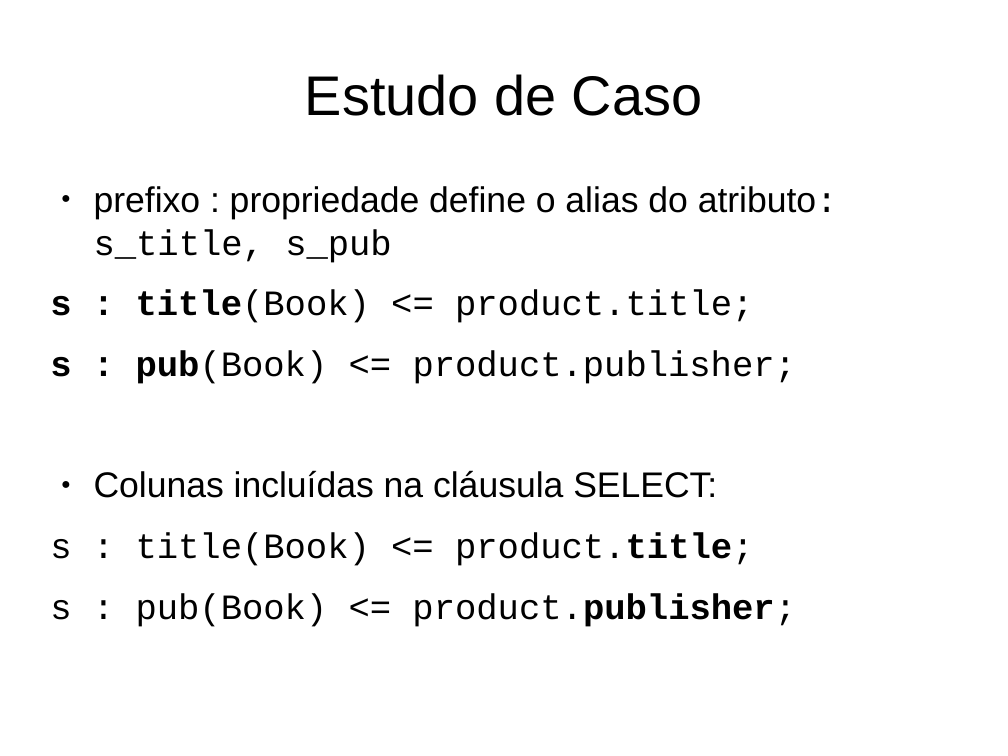
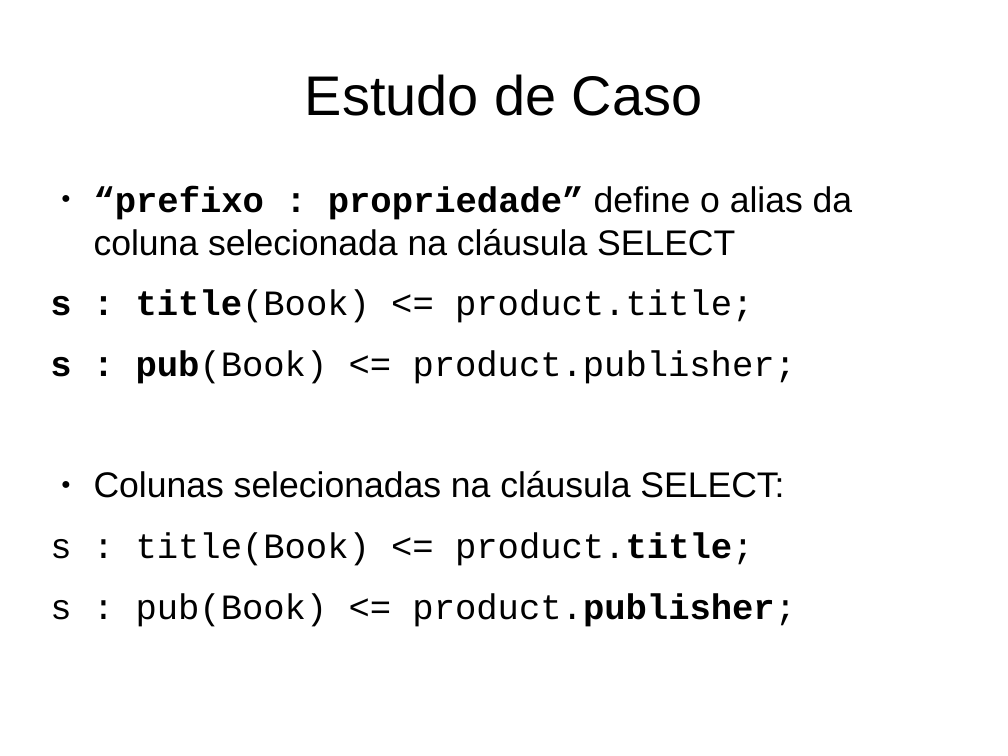
Before and after one commit to luiseufrasio/mestrado-ufc-eufrasio, a slide deck: slide 49 of docs/proposta.odp (slide 48 before the commit). Drawn at 1008x756 pixels with LibreOffice and Linux fonts; fonts in the diff are those of the drawing. Boxes give left, top, right and bottom in pixels: in the first picture for what was removed or moved away, otherwise in the second. Text is boxed around its words. In the diff, an @@ line names an element or a change of style, - is before the commit and + after.

```diff
--- a/docs/proposta.odp
+++ b/docs/proposta.odp
@@ text at (94,186,853,256): text changed @@
-● prefixo : propriedade define o alias do atributo: s_title, s_pub
+● “prefixo : propriedade” define o alias da coluna selecionada na cláusula SELECT
@@ text at (94,470,784,498): text changed @@
-● Colunas incluídas na cláusula SELECT:
+● Colunas selecionadas na cláusula SELECT:
```
Also in this commit, not shown: 4 other slides changed, 1 slide added, 1 slide removed.
